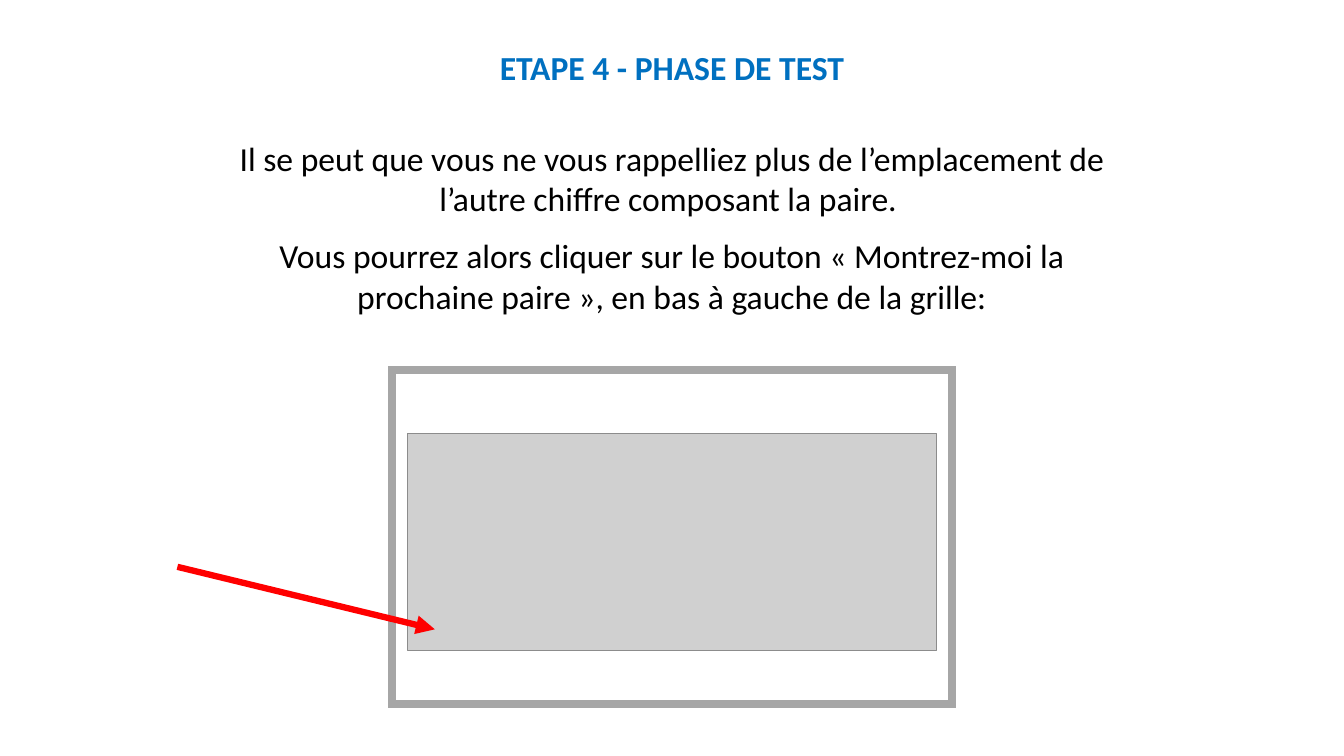
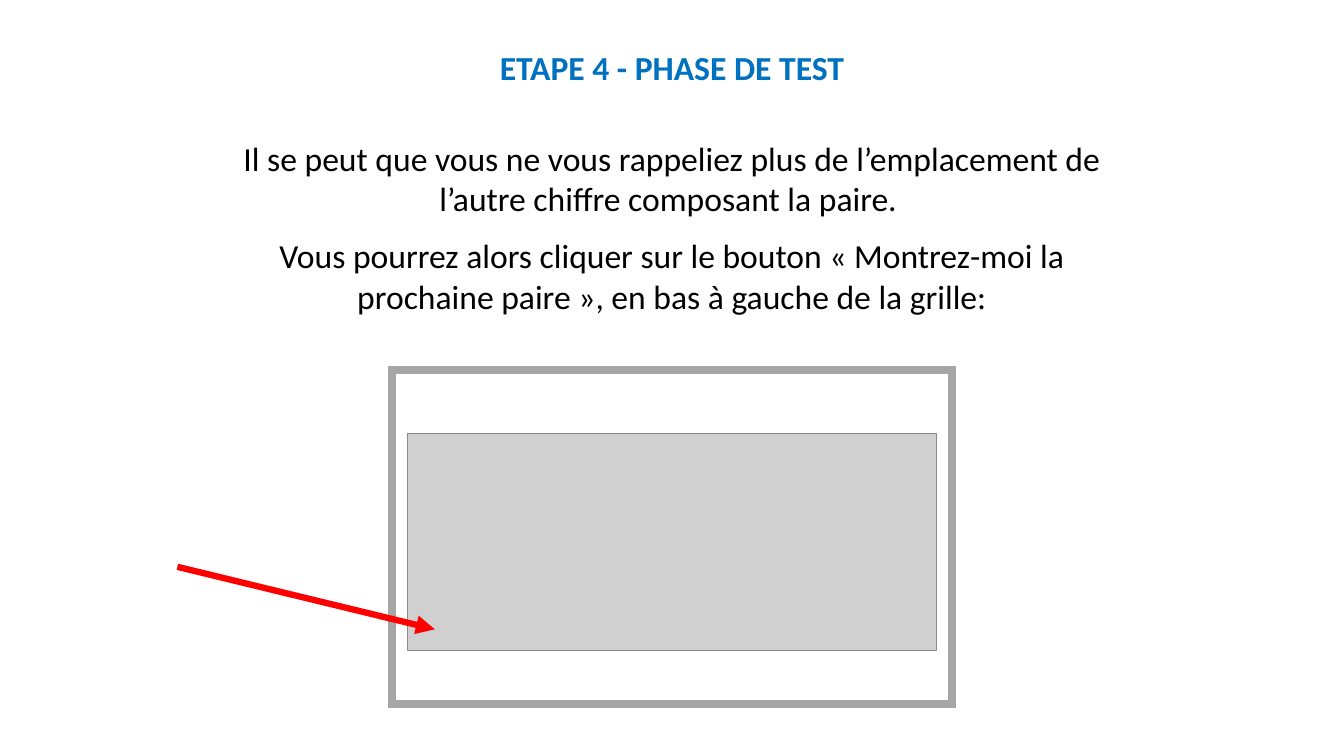
Before and after one commit to MBB-team/Online_Testing, a slide deck: slide 25 of src/Self_Efficacy/Stimuli/Instructions.pptx. Drawn at 1344x756 pixels with LibreOffice and Linux fonts; fonts in the diff are those of the drawing; grey boxes stand for pictures. Boxes give left, top, right and bottom in pixels: in the first picture for what was removed or moved away, otherwise in the second. Text is boxed around its words. In the diff, an @@ line names an element or a change of style, - is before the commit and + after.

```diff
--- a/src/Self_Efficacy/Stimuli/Instructions.pptx
+++ b/src/Self_Efficacy/Stimuli/Instructions.pptx
@@ text at box(243, 147, 1099, 217): text changed @@
-Il se peut que vous ne vous rappelliez plus de l’emplacement de l’autre chiffre composant la paire.
+Il se peut que vous ne vous rappeliez plus de l’emplacement de l’autre chiffre composant la paire.
```
Also in this commit, not shown: 5 other slides changed, 3 other files.
